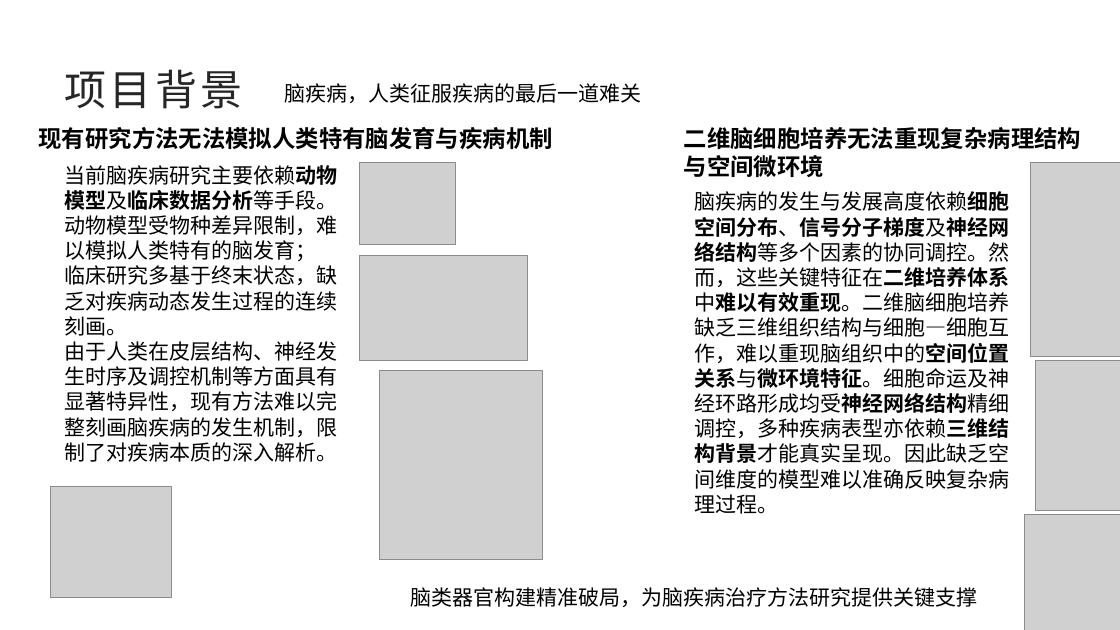
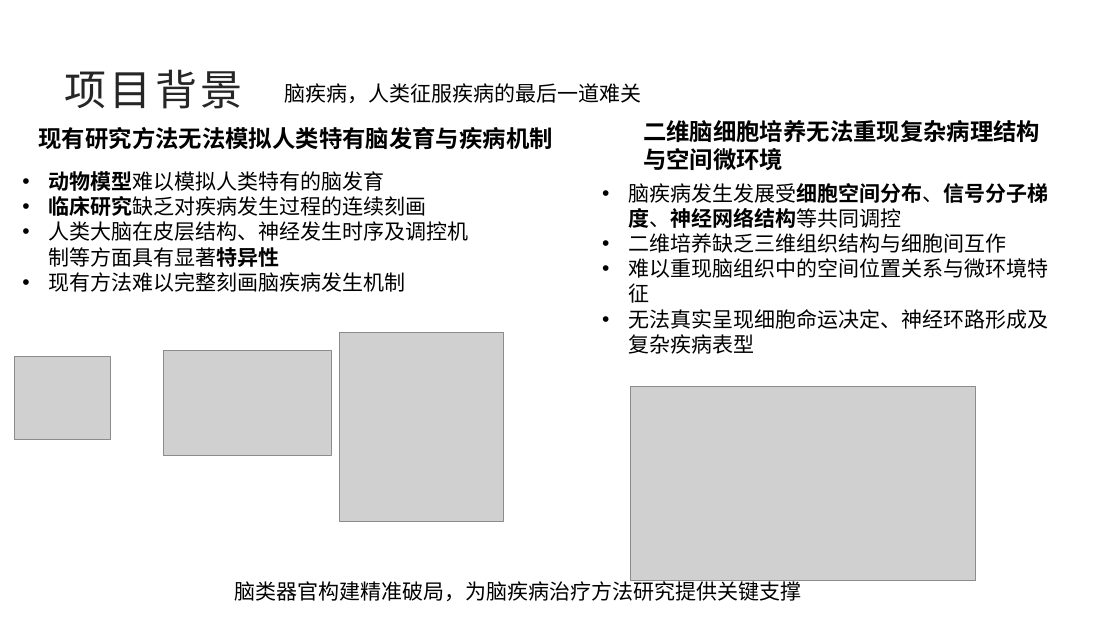
Before and after one commit to Ruo-Civet/leinao, a slide deck: slide 1 of PPT/0418背景+产业价值.pptx. Drawn at 1120x630 pixels with LibreOffice and Linux fonts; fonts in the diff are those of the drawing; grey boxes stand for pictures. Boxes give left, top, right and bottom in pixels: in the first picture for what was removed or moved away, otherwise in the second. Text is boxed around its words. In the diff, an @@ line names an element or a change of style, - is before the commit and + after.

Commit message:
0429第三版背景

```diff
--- a/PPT/0418背景+产业价值.pptx
+++ b/PPT/0418背景+产业价值.pptx
@@ text "二维脑细胞培养无法重现复杂病理结构与空间微环境": place and size @@
-text "二维脑细胞培养无法重现复杂病理结构与空间微环境" at bbox=[684, 127, 1081, 177]
+text "二维脑细胞培养无法重现复杂病理结构与空间微环境" at bbox=[643, 120, 1040, 170]
@@ text at bbox=[49, 171, 469, 292]: text changed @@
-当前脑疾病研究主要依赖动物模型及临床数据分析等手段。
-动物模型受物种差异限制，难以模拟人类特有的脑发育；
-临床研究多基于终末状态，缺乏对疾病动态发生过程的连续刻画。
-由于人类在皮层结构、神经发生时序及调控机制等方面具有显著特异性，现有方法难以完整刻画脑疾病的发生机制，限制了对疾病本质的深入解析。
+• 动物模型难以模拟人类特有的脑发育
+• 临床研究缺乏对疾病发生过程的连续刻画
+• 人类大脑在皮层结构、神经发生时序及调控机制等方面具有显著特异性
+• 现有方法难以完整刻画脑疾病发生机制
@@ picture removed at bbox=[359, 162, 455, 245] @@
@@ text at bbox=[628, 183, 1048, 354]: text changed @@
-脑疾病的发生与发展高度依赖细胞空间分布、信号分子梯度及神经网络结构等多个因素的协同调控。然而，这些关键特征在二维培养体系中难以有效重现。二维脑细胞培养缺乏三维组织结构与细胞—细胞互作，难以重现脑组织中的空间位置关系与微环境特征。细胞命运及神经环路形成均受神经网络结构精细调控，多种疾病表型亦依赖三维结构背景才能真实呈现。因此缺乏空间维度的模型难以准确反映复杂病理过程。
+• 脑疾病发生发展受细胞空间分布、信号分子梯度、神经网络结构等共同调控
+• 二维培养缺乏三维组织结构与细胞间互作
+• 难以重现脑组织中的空间位置关系与微环境特征
+• 无法真实呈现细胞命运决定、神经环路形成及复杂疾病表型
@@ picture added at bbox=[14, 357, 111, 439] @@
@@ picture: place and size @@
-picture at bbox=[359, 255, 527, 360]
+picture at bbox=[163, 350, 331, 455]
@@ picture: place and size @@
-picture at bbox=[379, 371, 543, 560]
+picture at bbox=[340, 333, 504, 522]
@@ picture: place and size @@
-picture at bbox=[1031, 162, 1120, 356]
+picture at bbox=[630, 386, 975, 581]
@@ picture removed at bbox=[1036, 360, 1120, 511] @@
@@ picture removed at bbox=[50, 486, 171, 597] @@
@@ picture removed at bbox=[1025, 514, 1120, 630] @@
@@ text "脑类器官构建精准破局，为脑疾病治疗方法研究提供关键支撑": place and size @@
-text "脑类器官构建精准破局，为脑疾病治疗方法研究提供关键支撑" at bbox=[410, 587, 977, 607]
+text "脑类器官构建精准破局，为脑疾病治疗方法研究提供关键支撑" at bbox=[234, 578, 801, 601]
```
Also in this commit, not shown: 1 other slide changed, 9 other files.
